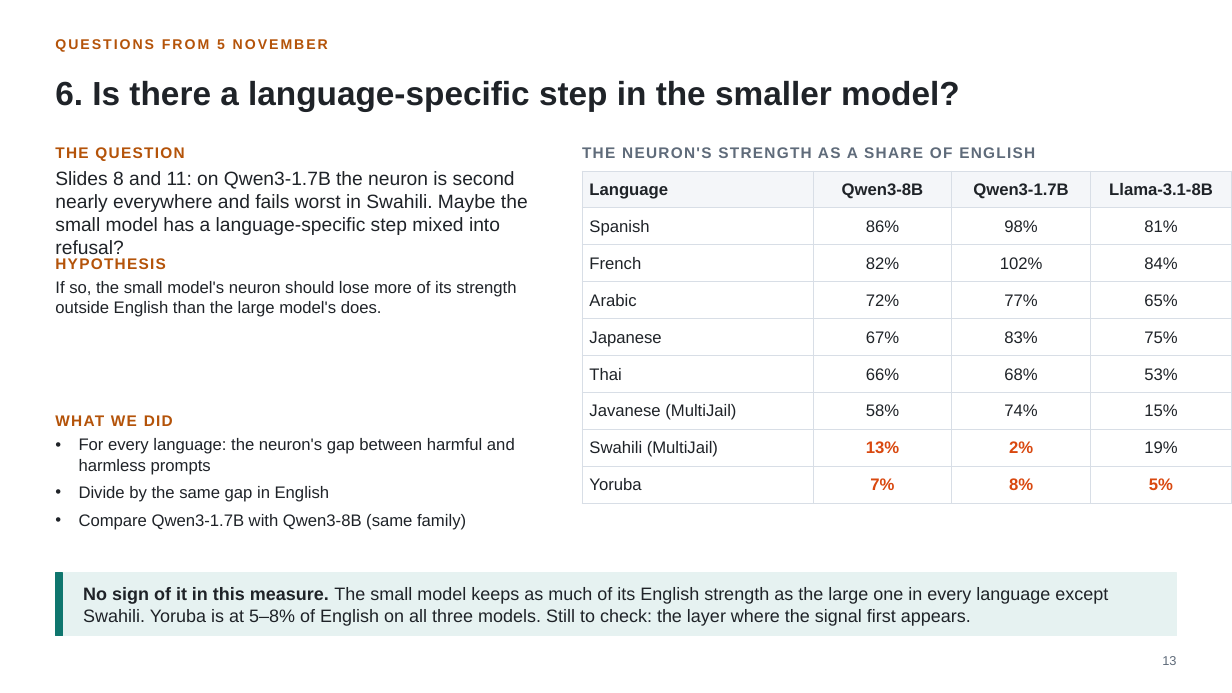
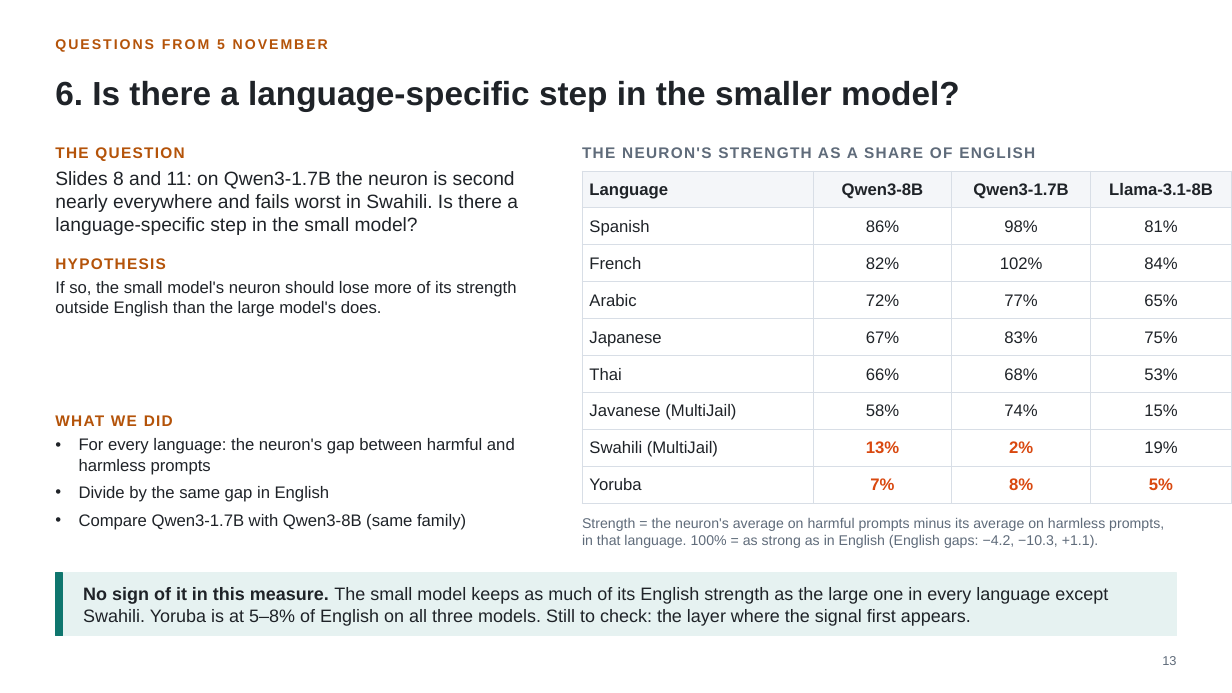
Before and after one commit to fjoad/refusal-neurons, a slide deck: slide 13 of slides/refusal_neurons_2026-11-12.pptx. Drawn at 1232x693 pixels with LibreOffice and Linux fonts; fonts in the diff are those of the drawing. Boxes give left, top, right and bottom in pixels: in the first picture for what was removed or moved away, otherwise in the second. Text is boxed around its words. In the diff, an @@ line names an element or a change of style, - is before the commit and + after.

```diff
--- a/slides/refusal_neurons_2026-11-12.pptx
+++ b/slides/refusal_neurons_2026-11-12.pptx
@@ text at (55, 171, 518, 235): text changed @@
-Slides 8 and 11: on Qwen3-1.7B the neuron is second nearly everywhere and fails worst in Swahili. Maybe the small model has a language-specific step mixed into refusal?
+Slides 8 and 11: on Qwen3-1.7B the neuron is second nearly everywhere and fails worst in Swahili. Is there a language-specific step in the small model?
@@ text added at (582, 518, 1164, 548), 11 pt, text #5F6B7A @@
+Strength = the neuron's average on harmful prompts minus its average on harmless prompts, in that language. 100% = as strong as in English (English gaps: −4.2, −10.3, +1.1).
```
Also in this commit, not shown: 5 other slides changed, 2 other files.
